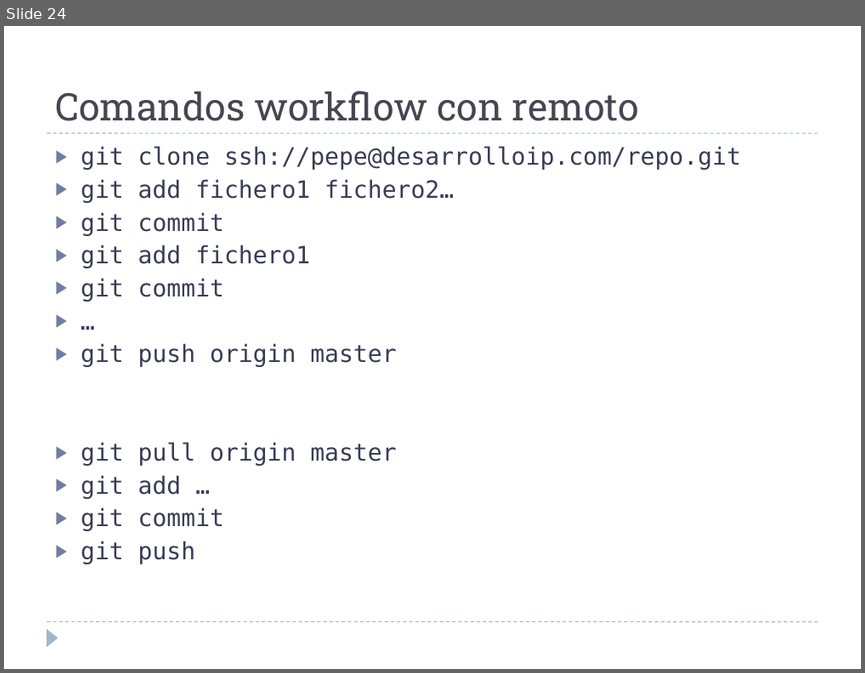
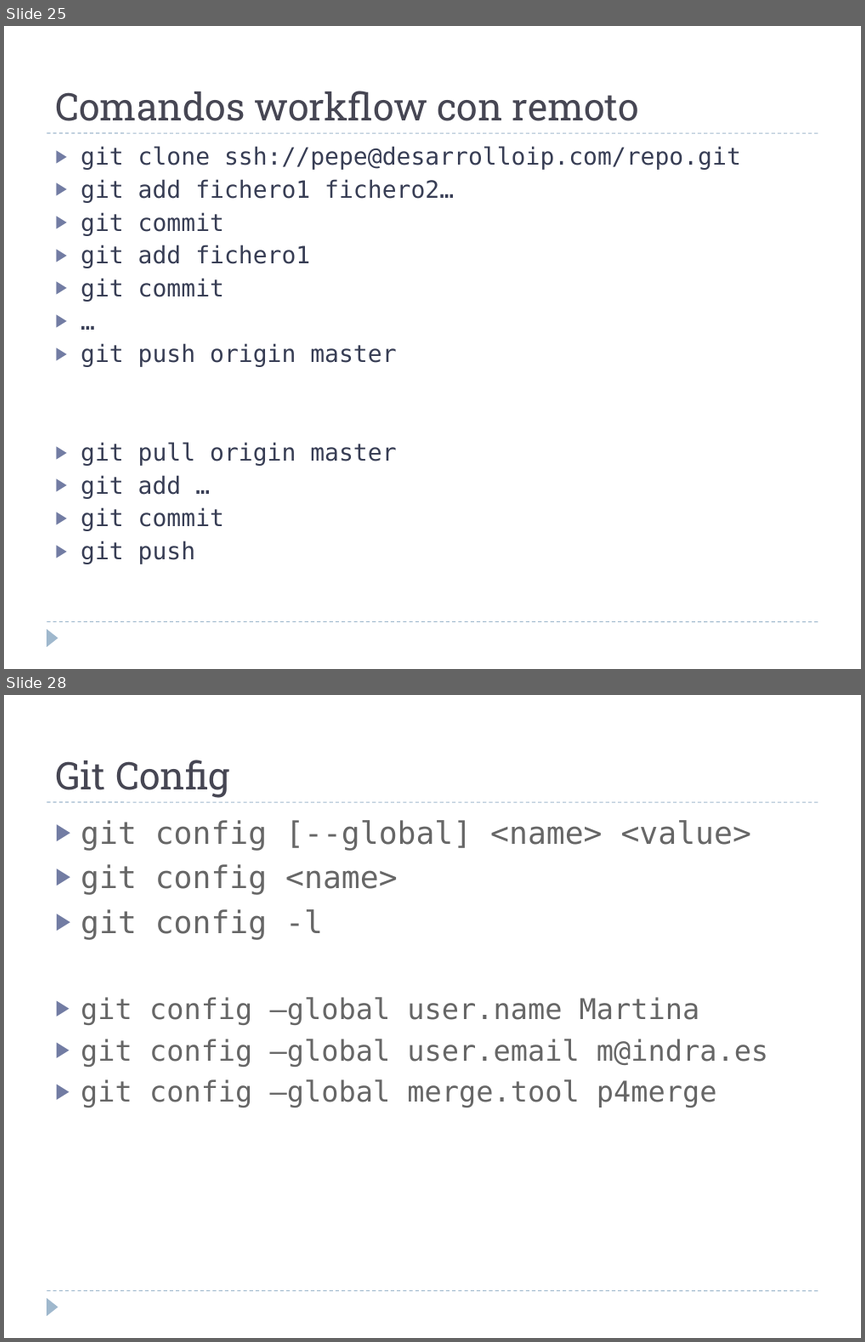
Before and after one commit to martina-if/curso_git, a slide deck: GIT.ppt. Shown one above the other, each under a label of ours: slide 24 before the commit, slides 25 and 28 after it; the slides between them are not shown. The pictures are 865x673 and 865x1342 pixels, drawn with LibreOffice and Linux fonts; fonts in the diff are those of the drawing. Boxes give left, top, right and bottom in pixels: in the first picture for what was removed or moved away, otherwise in the second. Text is boxed around its words. In the diff, an @@ line names an element or a change of style, - is before the commit and + after.

```diff
--- a/GIT.ppt
+++ b/GIT.ppt
@@ slide 28 added at [4,695,861,1338], background #FFFFFF; not listed: 3 template elements that a slide beside it also shows @@
@@ text added at [55,760,229,798], 32 pt, text #464653 @@
+Git Config
@@ text added at [80,820,768,1107], 24 pt, text #666666 @@
+▶ git config [--global] <name> <value>
+▶ git config <name>
+▶ git config -l
+▶ git config –global user.name Martina
+▶ git config –global user.email m@indra.es
+▶ git config –global merge.tool p4merge
@@ what was slide 24 is now slide 25 @@
```
Also in this commit, not shown: 3 slides changed, 4 other slides added.
